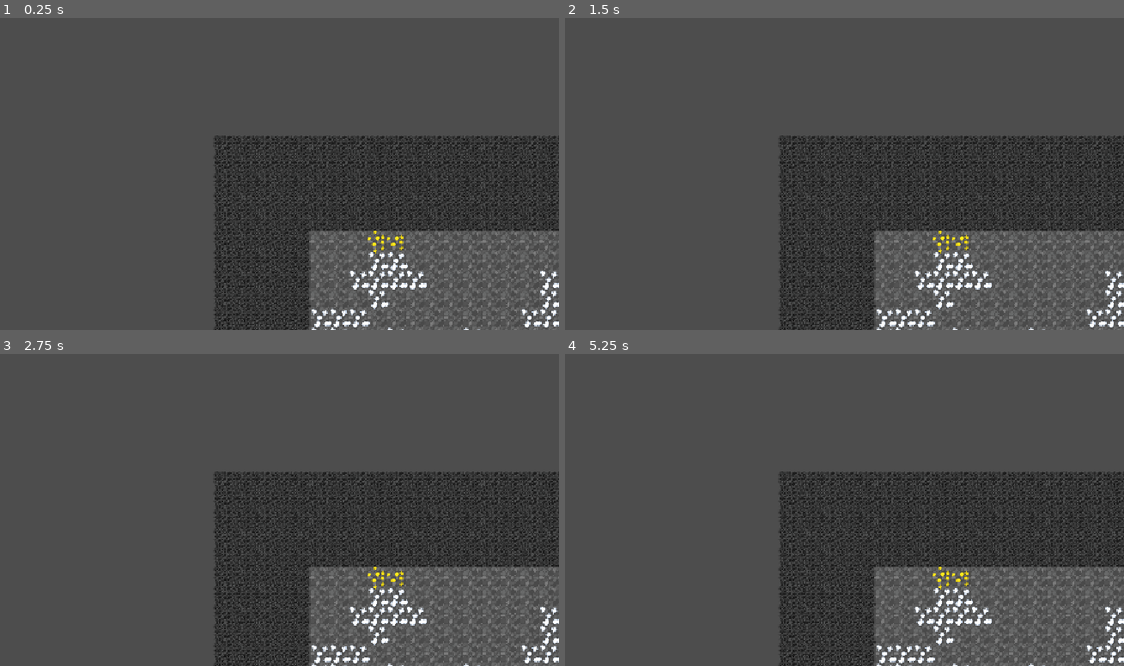
Above: before the commit, frames 1-4 (two rows, left to right).
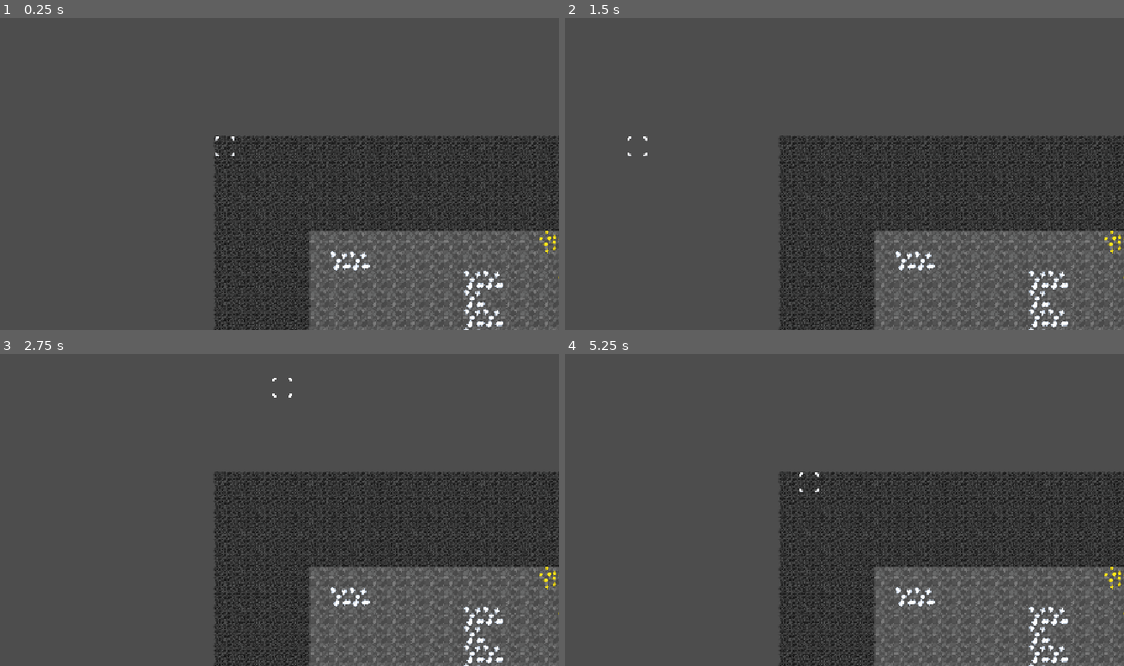
Above: after the commit, the same moments.

Repository: TotsllyRandom/Clones-In-A-Cave
Game: Godot game, scene res://scenes/main.tscn
The game is run twice, just before and just after one commit, with the same random seed, the same clock (stepped at 60 frames per second) and the same inputs.
Inputs (mouse positions are in pixels of both pictures, inside the frame that each line leads up to):
- Up to frame 1 (0.25 s): no input
- Up to frame 2 (1.5 s): tap Enter at 0.5 s; move the mouse to (933, 117) at 0.52 s; tap Alt at 0.6 s; click (933, 117) at 0.67 s; tap Space at 1.25 s; move the mouse to (643, 155) at 1.27 s; tap Shift at 1.35 s; click (643, 155) at 1.42 s
- Up to frame 3 (2.75 s): tap Enter at 2 s; move the mouse to (285, 388) at 2.02 s; tap Alt at 2.1 s; click (285, 388) at 2.17 s
- Up to frame 4 (5.25 s): tap Space at 2.75, 4.25 s; move the mouse to (743, 550) at 2.77 s; tap Shift at 2.85, 4.35 s; click (743, 550) at 2.92 s; tap Enter at 3.5 s; move the mouse to (984, 531) at 3.52 s; tap Alt at 3.6, 5.1 s; click (984, 531) at 3.67 s; move the mouse to (576, 416) at 4.27 s; click (576, 416) at 4.42 s; move the mouse to (816, 472) at 5.02 s; click (816, 472) at 5.17 s

The runs differ from the first frame. In frame 1, 1.9% of the frame differs, in the area x 38-100%, y 37-100%; in frame 2, 1.9%, in the area x 11-100%, y 37-100%; in frame 3, 1.9%; in frame 4, 1.9%.

Commit message:
Added Cursor Node + ridiculous Coding plugin (for funsies)

Diff:
--- /dev/null
+++ b/default_env.tres
@@ -0,0 +1,7 @@
+[gd_resource type="Environment" load_steps=2 format=2]
+
+[sub_resource type="Sky" id=1]
+
+[resource]
+background_mode = 2
+background_sky = SubResource( 1 )
--- a/project.godot
+++ b/project.godot
@@ -28,7 +28,7 @@
 
 [editor_plugins]
 
-enabled=PackedStringArray("res://addons/godot_super-wakatime/plugin.cfg")
+enabled=PackedStringArray("res://addons/godot_super-wakatime/plugin.cfg", "res://addons/ridiculous_coding/plugin.cfg")
 
 [input]
 
--- a/scenes/main.tscn
+++ b/scenes/main.tscn
@@ -4,6 +4,17 @@
 [ext_resource type="Script" uid="uid://couwg18fjmakf" path="res://scripts/tile_system.gd" id="2_sugp2"]
 [ext_resource type="PackedScene" uid="uid://driuf4wwrnuw0" path="res://scenes/tile.tscn" id="3_tbgi4"]
 [ext_resource type="Script" uid="uid://c00628kl3tx13" path="res://scripts/debug_camera.gd" id="4_jyhfs"]
+[ext_resource type="Texture2D" uid="uid://d0v0wjdflu0pg" path="res://assets/Tileset1.png" id="5_tefeu"]
+[ext_resource type="Script" uid="uid://bofxl6v1otk2n" path="res://scripts/cursor.gd" id="6_o6xl0"]
+
+[sub_resource type="TileSetAtlasSource" id="TileSetAtlasSource_tipki"]
+texture = ExtResource("5_tefeu")
+texture_region_size = Vector2i(32, 32)
+0:3/0 = 0
+
+[sub_resource type="TileSet" id="TileSet_85g3d"]
+tile_size = Vector2i(32, 32)
+sources/0 = SubResource("TileSetAtlasSource_tipki")
 
 [node name="Main" type="Node" unique_id=2144361390]
 script = ExtResource("1_0wfyh")
@@ -17,4 +28,8 @@
 script = ExtResource("2_sugp2")
 TILESCENE = ExtResource("3_tbgi4")
 
+[node name="Cursor" type="TileMapLayer" parent="." unique_id=1991806671]
+tile_set = SubResource("TileSet_85g3d")
+script = ExtResource("6_o6xl0")
+
 [connection signal="game_start" from="." to="TileSystem" method="_on_main_game_start"]
--- /dev/null
+++ b/scripts/cursor.gd
@@ -0,0 +1,10 @@
+extends TileMapLayer
+
+var mouse_pos: Vector2i
+
+func get_mouse_position() -> Vector2i:
+	return local_to_map(get_global_mouse_position())
+
+func _process(_delta: float):
+	clear()
+	set_cell(get_mouse_position(),0,Vector2i(0,3))
--- a/scripts/globals/TileData.gd
+++ b/scripts/globals/TileData.gd
@@ -53,11 +53,11 @@
 		"strength": 5, ## time it takes to mine
 		"sell_price": 10, ## money made from mining
 		"natural": true, ## true if it will naturally generate
-		"rarity": 10, ## spawn rarity, ignore if not natural
+		"rarity": 20, ## spawn rarity, ignore if not natural
 		"ore": true, ## true if it generates as an ore, not like stone
 
 		## ore settings, ignore if not ore
-		"grow_rate": 5, ## max times the vein will grow. 50/50 chance to grow once for each number
+		"grow_rate": 4, ## max times the vein will grow. 50/50 chance to grow once for each number
 	},
 	{
 		"name": "Gold",
@@ -65,11 +65,11 @@
 		"strength": 20, ## time it takes to mine
 		"sell_price": 50, ## money made from mining
 		"natural": true, ## true if it will naturally generate
-		"rarity": 50, ## spawn rarity, ignore if not natural
+		"rarity": 80, ## spawn rarity, ignore if not natural
 		"ore": true, ## true if it generates as an ore, not like stone
 
 		## ore settings, ignore if not ore
-		"grow_rate": 3, ## max times the vein will grow. 50/50 chance to grow once for each number
+		"grow_rate": 2, ## max times the vein will grow. 50/50 chance to grow once for each number
 	},
 ]
 
Binary file added: addons/ridiculous_coding/GravityBold8.ttf
Not shown, added: addons/ridiculous_coding/GravityBold8.ttf.import
Not shown, added: addons/ridiculous_coding/blip.gd
Not shown, added: addons/ridiculous_coding/blip.gd.uid
Binary file added: addons/ridiculous_coding/blip.png
Not shown, added: addons/ridiculous_coding/blip.png.import
Not shown, added: addons/ridiculous_coding/blip.tscn
Not shown, added: addons/ridiculous_coding/blip.wav.import
Not shown, added: addons/ridiculous_coding/boom.gd
Not shown, added: addons/ridiculous_coding/boom.gd.uid
Binary file added: addons/ridiculous_coding/boom.png
Not shown, added: addons/ridiculous_coding/boom.png.import
(and 29 more such lines)
